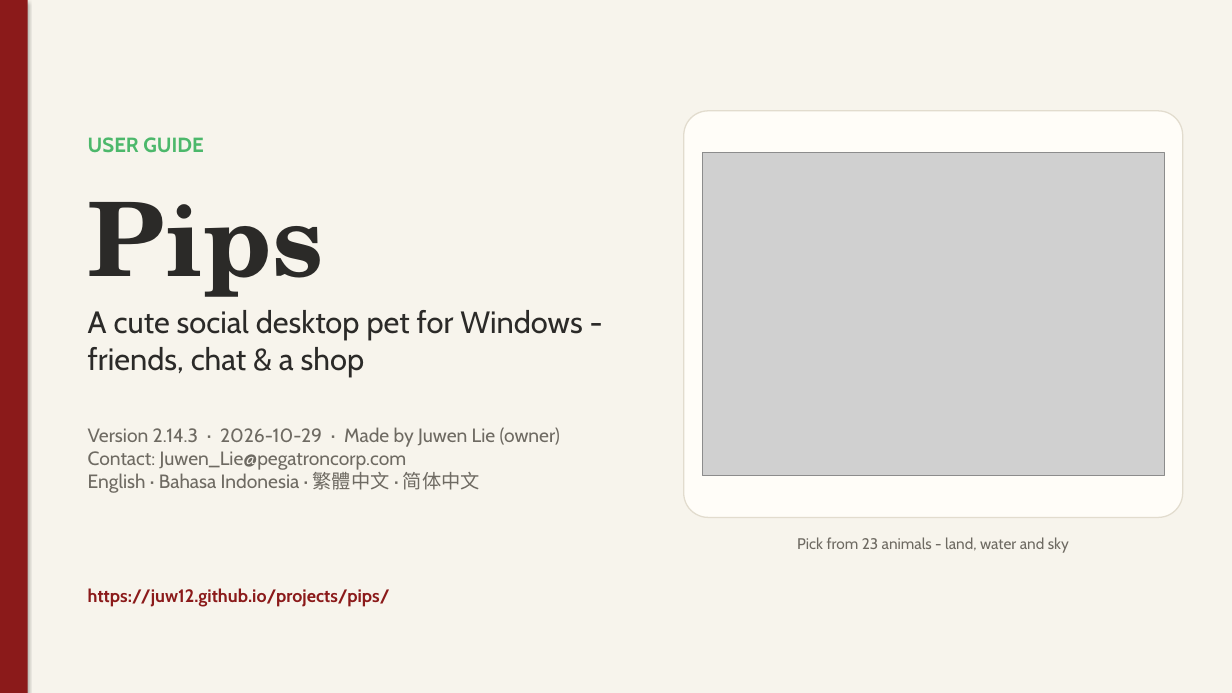
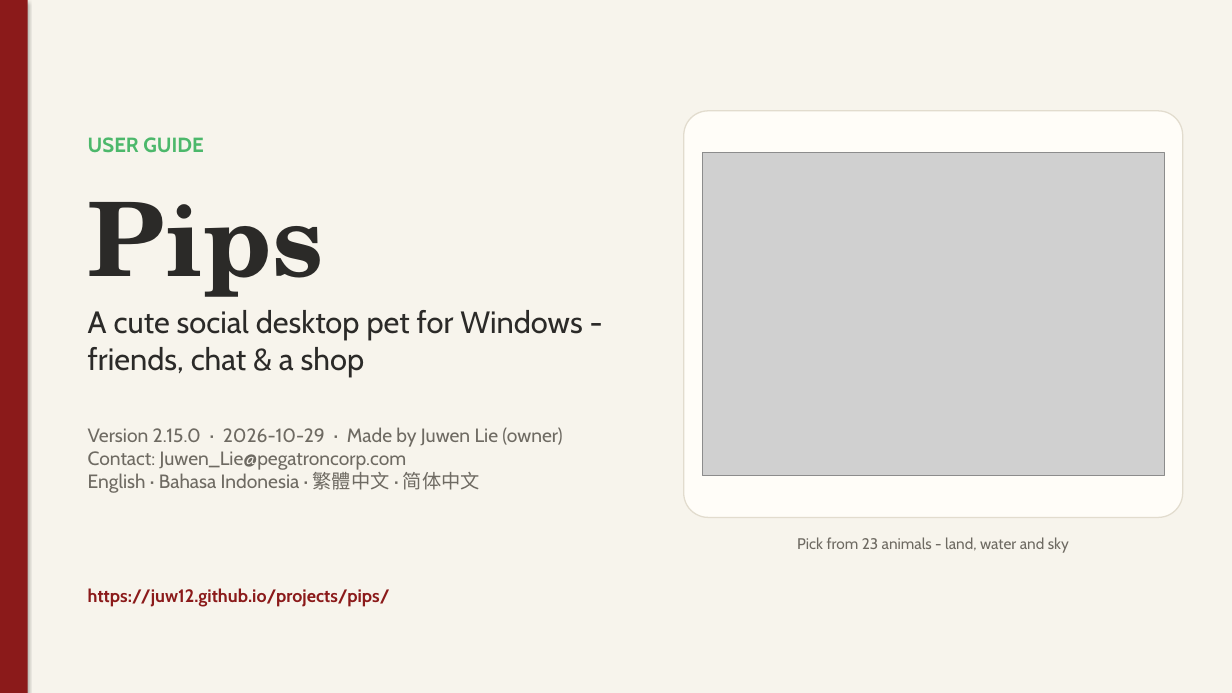
Before and after one commit to juw12/projects, a slide deck: slide 1 of apps/pips/web/download/Pips-Guide.pptx. Drawn at 1232x693 pixels with LibreOffice and Linux fonts; fonts in the diff are those of the drawing; grey boxes stand for pictures. Boxes give left, top, right and bottom in pixels: in the first picture for what was removed or moved away, otherwise in the second. Text is boxed around its words. In the diff, an @@ line names an element or a change of style, - is before the commit and + after.

```diff
--- a/apps/pips/web/download/Pips-Guide.pptx
+++ b/apps/pips/web/download/Pips-Guide.pptx
@@ text at bbox=[88, 427, 562, 447]: text changed @@
-Version 2.14.3 · 2026-10-29 · Made by Juwen Lie (owner)
+Version 2.15.0 · 2026-10-29 · Made by Juwen Lie (owner)
```
Also in this commit, not shown: 2 other slides changed, 12 other files.
